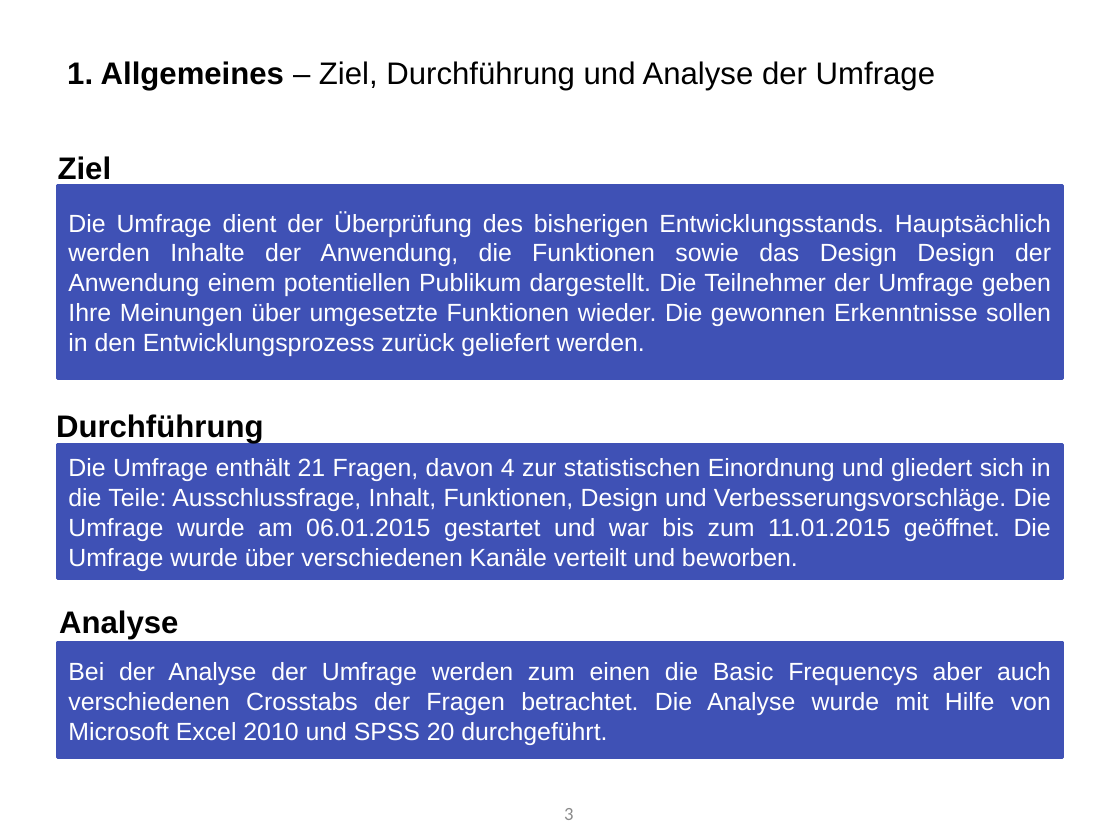
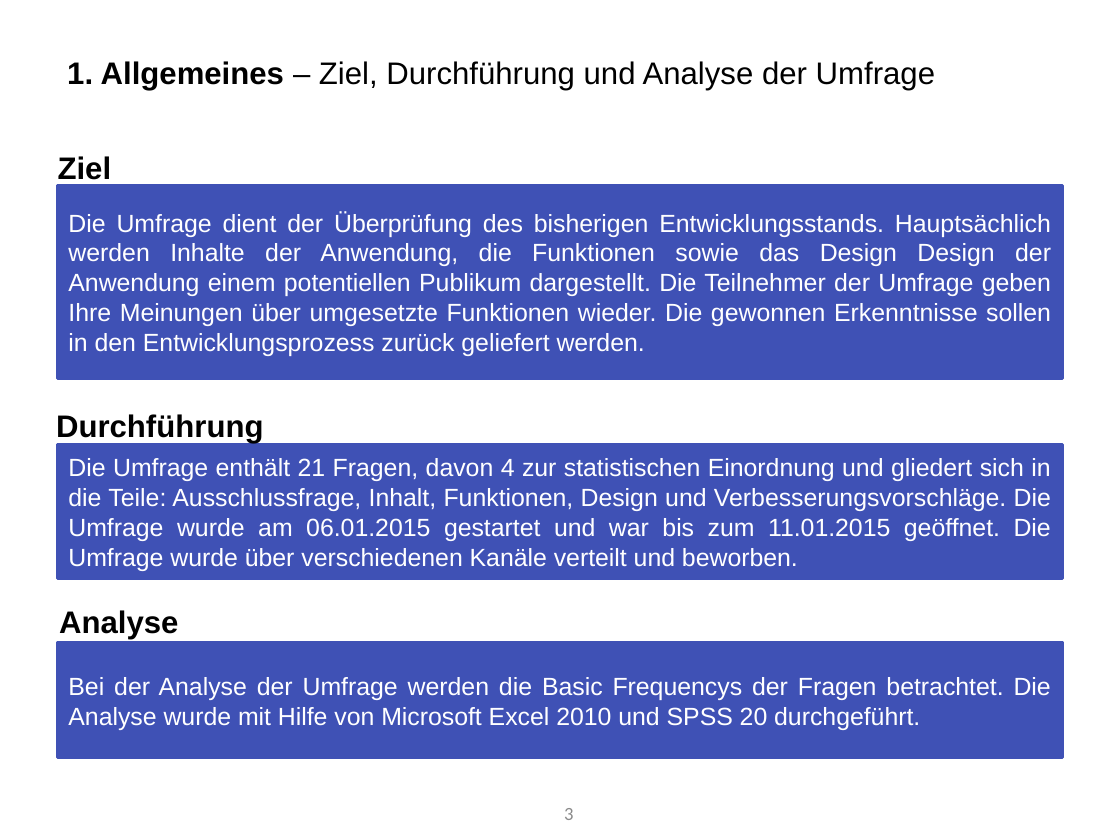
Before and after one commit to Roba1993/Happy-Hour, a slide deck: slide 3 of documents/marketing/Marketing Analyse von Umfrage 2 (5.6).pptx. Drawn at 1120x840 pixels with LibreOffice and Linux fonts; fonts in the diff are those of the drawing. Boxes give left, top, right and bottom in pixels: in the first picture for what was removed or moved away, otherwise in the second. Text is boxed around its words. In the diff, an @@ line names an element or a change of style, - is before the commit and + after.

Commit message:
Analyse von Umfrage II

```diff
--- a/documents/marketing/Marketing Analyse von Umfrage 2 (5.6).pptx
+++ b/documents/marketing/Marketing Analyse von Umfrage 2 (5.6).pptx
@@ text in rectangle at [68,677,1051,730]: text changed @@
-Bei der Analyse der Umfrage werden zum einen die Basic Frequencys aber auch verschiedenen Crosstabs der Fragen betrachtet. Die Analyse wurde mit Hilfe von Microsoft Excel 2010 und SPSS 20 durchgeführt.
+Bei der Analyse der Umfrage werden die Basic Frequencys der Fragen betrachtet. Die Analyse wurde mit Hilfe von Microsoft Excel 2010 und SPSS 20 durchgeführt.
```
Also in this commit, not shown: 8 other slides changed, 1 slide added, 1 slide removed.
